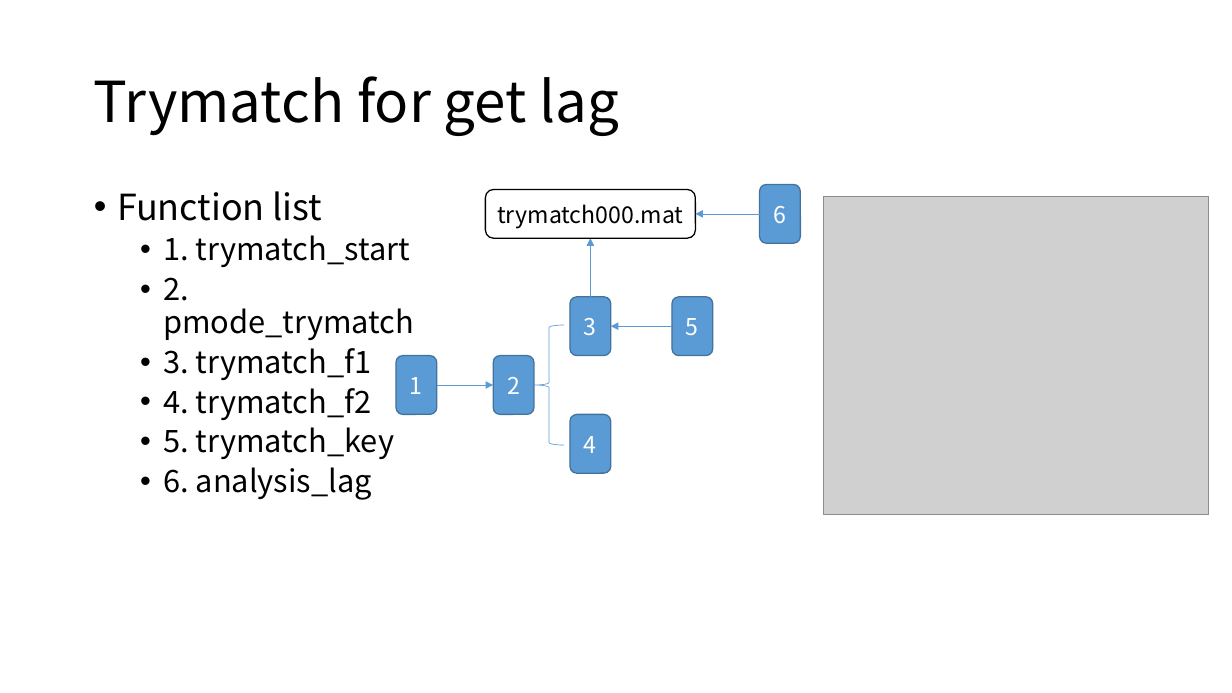
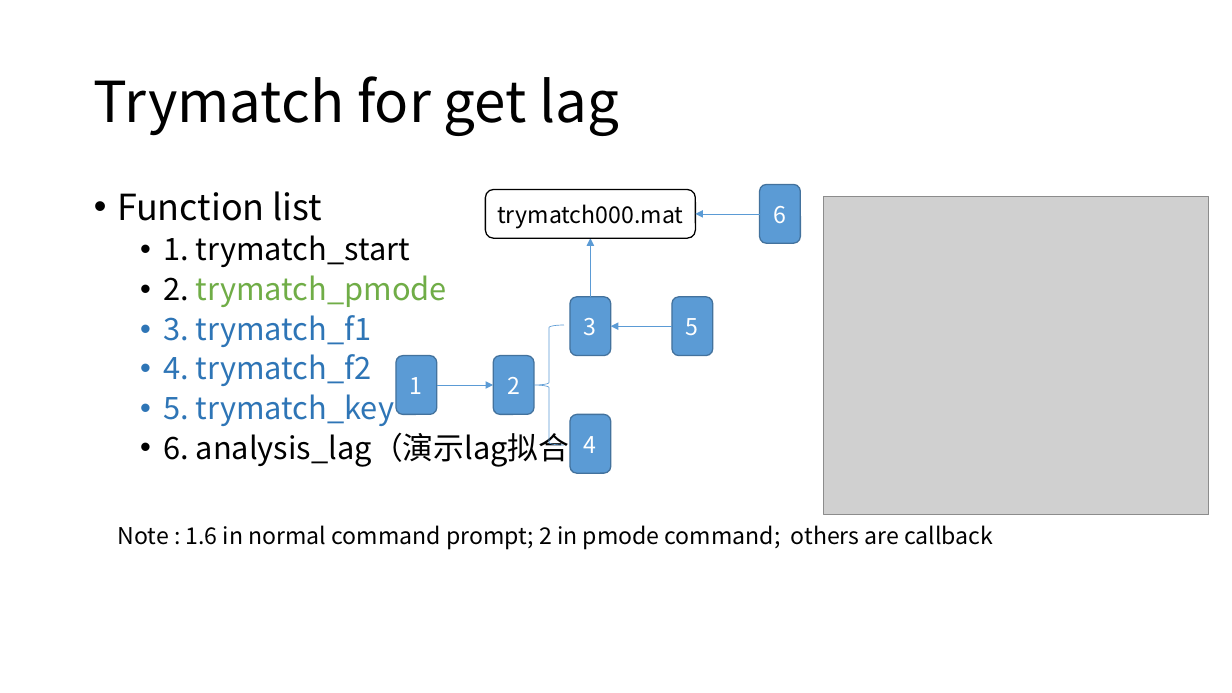
Before and after one commit to brainwatcher/grip4.0, a slide deck: slide 3 of preparation/grip Task introduction.pptx. Drawn at 1232x693 pixels with LibreOffice and Linux fonts; fonts in the diff are those of the drawing; grey boxes stand for pictures. Boxes give left, top, right and bottom in pixels: in the first picture for what was removed or moved away, otherwise in the second. Text is boxed around its words. In the diff, an @@ line names an element or a change of style, - is before the commit and + after.

```diff
--- a/preparation/grip Task introduction.pptx
+++ b/preparation/grip Task introduction.pptx
@@ text at [163,275,447,307]: text changed; text colour #000000 to #70AD47 @@
-  • 2. pmode_trymatch
+  • 2. trymatch_pmode
@@ text at [163,315,394,426]: text colour #000000 to #2E75B6 in "3. trymatch_f1", "4. trymatch_f2", "5. trymatch_key" @@
@@ text at [163,427,601,467]: text changed @@
-  • 6. analysis_lag
+  • 6. analysis_lag（演示lag拟合）
@@ text added at [118,525,993,550], 18 pt, text #000000 @@
+Note : 1.6 in normal command prompt; 2 in pmode command; others are callback
```
Also in this commit, not shown: 1 other slide changed, 2 slides added, 48 other files.
